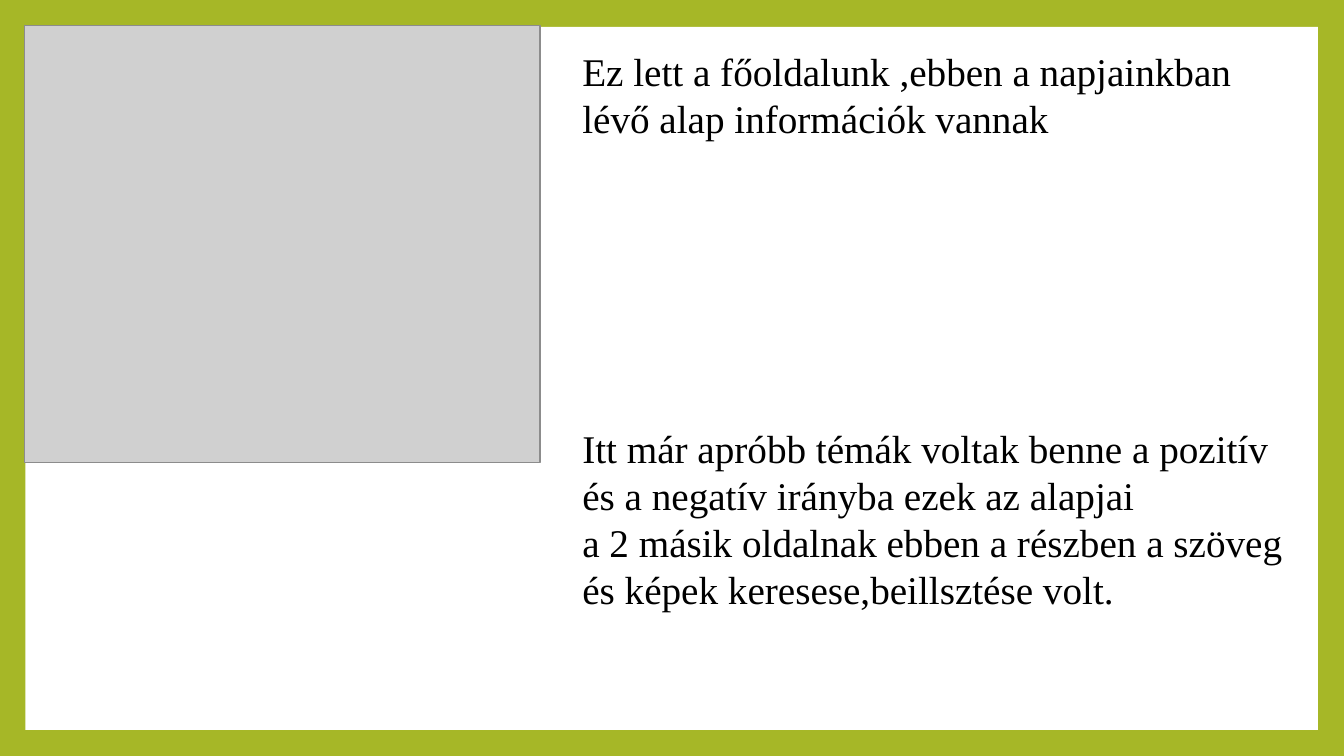
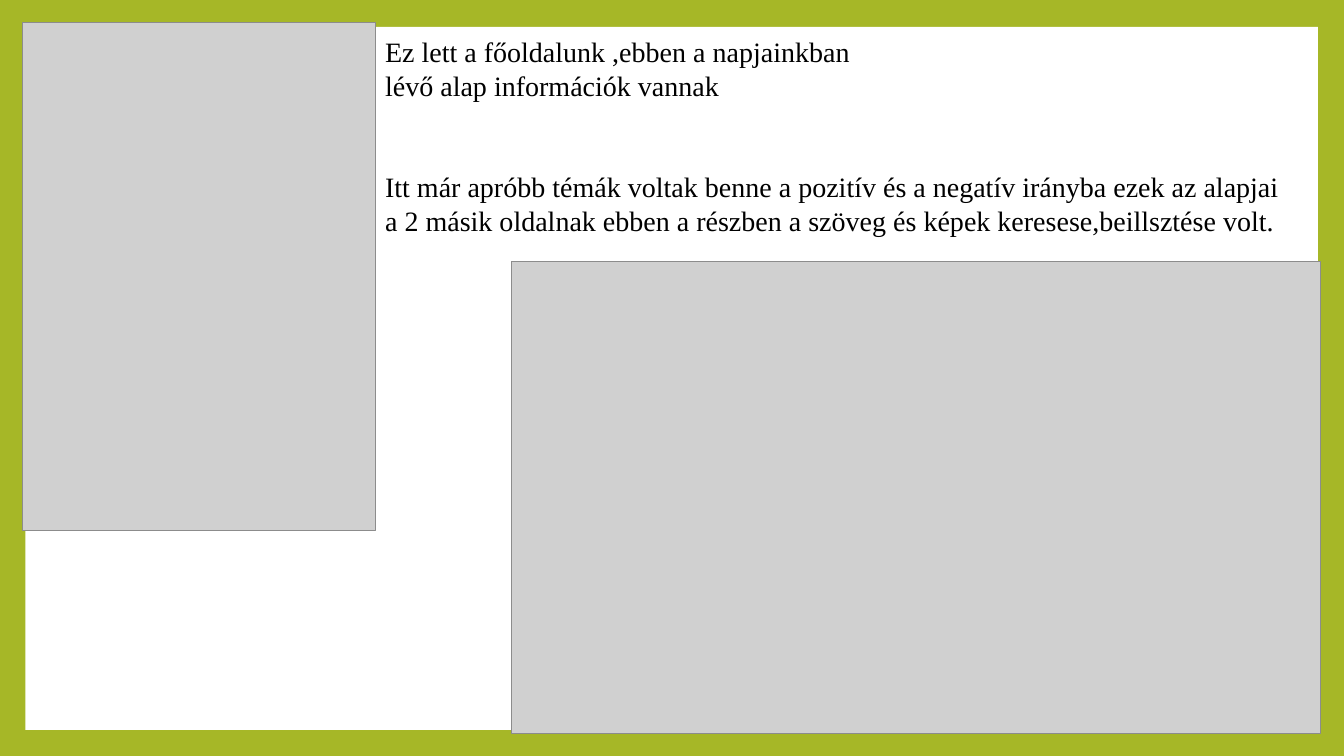
Before and after one commit to KarsaiLevente/KarsaiLevente, a slide deck: slide 3 of KL_vedes.pptx. Drawn at 1344x756 pixels with LibreOffice and Linux fonts; fonts in the diff are those of the drawing; grey boxes stand for pictures. Boxes give left, top, right and bottom in pixels: in the first picture for what was removed or moved away, otherwise in the second. Text is boxed around its words. In the diff, an @@ line names an element or a change of style, - is before the commit and + after.

```diff
--- a/KL_vedes.pptx
+++ b/KL_vedes.pptx
@@ picture added at bbox=[23, 22, 376, 530] @@
@@ text "Ez lett a főoldalunk ,ebben ...": place and size @@
-text "Ez lett a főoldalunk ,ebben ..." at bbox=[582, 58, 1282, 612]
+text "Ez lett a főoldalunk ,ebben ..." at bbox=[385, 42, 1279, 236]
@@ text "Ez lett a főoldalunk ,ebben ..." at bbox=[385, 42, 1279, 236]: size 28 to 20 pt @@
@@ picture: place and size @@
-picture at bbox=[24, 26, 539, 463]
+picture at bbox=[511, 261, 1320, 734]
```
Also in this commit, not shown: 1 slide added, 1 slide removed, 1 other file.
